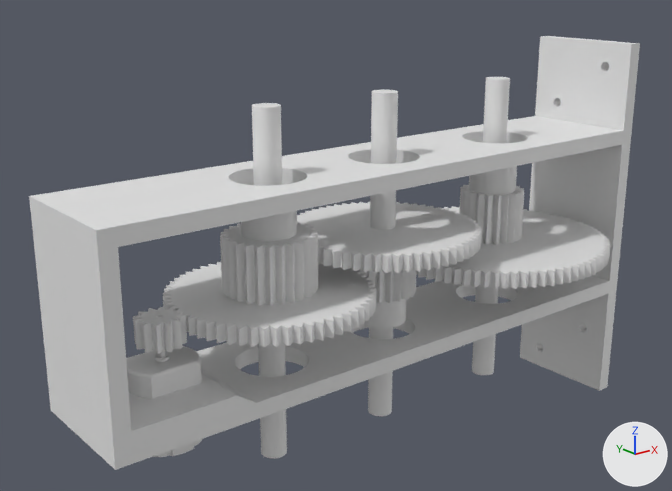
What one commit did to the Blender file gravity-battery/modified_gravity_battery.blend.
Rendered twice from a 50 mm camera at (-239.0, -212.0, 79.0) aimed at (-62.0, 9.0, -10.0). The axes (+X, +Y, +Z) are drawn at lower right. The lights are the same throughout.

Objects in the first picture: 'Gear A', 'Gear B', 'Gear C 26 60', 'Hobby Motor type 130 3V-6V', 'modified_frame', 'shaf_b', 'shaft_a', 'shaft_b', 'shaft_c'.
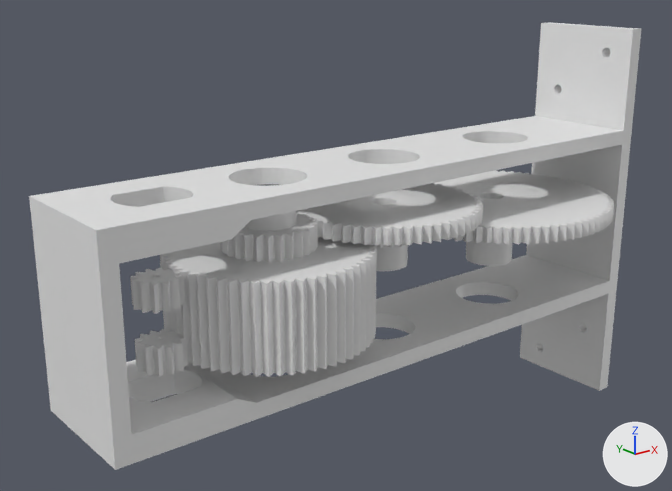
Location of each change, (x1, y1, x2, y2) in pixels of the pictures (672 x 491 px; the box of a moved part takes in the faces that stretch with it):
'modified_frame', reshaped: before (29, 36, 640, 470); after (29, 22, 641, 470)
'Gear C 26 60', reshaped (22% taller): before (163, 211, 376, 347); after (160, 211, 377, 377)
'Gear A', reshaped, moved, rescaled: before (416, 166, 611, 289); after (434, 170, 614, 266)
'Gear B', reshaped, moved (30% shorter): before (297, 201, 482, 328); after (297, 183, 483, 271)
'shaft_c', hidden: before (252, 103, 287, 458)
'shaft_b', hidden: before (368, 90, 398, 416)
'Hobby Motor type 130 3V-6V', hidden: before (126, 346, 202, 457)
'shaf_b', moved: before (133, 307, 187, 354); after (135, 329, 188, 377)
'shaft_a', hidden: before (472, 77, 510, 375)
'motor_gear_a.001', added: after (130, 268, 185, 314)
part 1 of me_gear_a, moved or reshaped: before (460, 166, 524, 245); after (466, 197, 513, 266)
part 2 of me_gear_a, moved or reshaped: before (416, 206, 611, 289); after (434, 170, 614, 245)
part 3 of me_gear_b, moved or reshaped: before (357, 269, 416, 304); after (377, 243, 407, 248)
part 4 of me_gear_b, moved or reshaped: before (362, 299, 407, 328); after (376, 244, 408, 271)
part 6 of me_blender_mod, built on: before (29, 196, 257, 470); after (29, 176, 257, 470)
part 7 of me_blender_mod, moved or reshaped: before (535, 36, 640, 131); after (535, 22, 641, 131)

Patch to the scene script:
```diff
--- a/gravity-battery/modified_gravity_battery.blend.py
+++ b/gravity-battery/modified_gravity_battery.blend.py
@@ me_blender_mod @@
-me_blender_mod.from_pydata(...)  # 1286 vertices, 1382 faces; spans x -155.0..50.0, y -20.0..20.0, z -83.0..49.0
+me_blender_mod.from_pydata(...)  # 1548 vertices, 1588 faces; spans x -155.0..50.0, y -20.0..20.0, z -83.0..54.0
+# me_blender_mod part 6: 116 vertices moved from x -155.0..-119.0, y -20.0..20.0, z -34.0..14.0 to x -155.0..-119.0, y -20.0..20.0, z -35.0..10.0; 2 vertices removed from x -150.0..-119.0, y -20.0, z 14.0; 264 vertices added at x -150.0..-119.0, y -20.0..8.0, z 10.0..19.0
+# me_blender_mod part 7: 132 vertices removed from x 45.0..50.0, y -20.0..20.0, z 24.0..49.0; 132 vertices added at x 45.0..50.0, y -20.0..20.0, z 29.0..54.0
@@ me_gear_a @@
 me_gear_a.from_pydata(...)  # 3192 vertices, 6388 faces; spans x -41.0..41.0, y -41.0..41.0, z -5.0..26.5
+# me_gear_a part 1: all 1192 vertices in x -11.0..11.0, y -11.0..11.0, z 17.0..26.5 are moved by (0.0, 0.0, -4.7)
+# me_gear_a part 2: all 2000 vertices in x -41.0..41.0, y -41.0..41.0, z -5.0..1.5 are moved by (0.0, 0.0, 3.8)
@@ me_gear_b @@
 me_gear_b.from_pydata(...)  # 3104 vertices, 6212 faces; spans x -81.5..-19.5, y -31.0..31.0, z -24.5..7.0
+# me_gear_b part 3: all 796 vertices in x -61.4..-39.6, y -10.9..10.9, z -15.0 are moved by (0.0, 0.0, 10.0)
+# me_gear_b part 4: all 392 vertices in x -58.5..-42.5, y -8.0..8.0, z -24.5..-18.5 are moved by (0.0, 0.0, 11.0)
@@ me_gear_c_26_60 @@
-me_gear_c_26_60.from_pydata(...)  # 3108 vertices, 6220 faces; spans x -125.0..-63.0, y -31.0..31.0, z -5.0..26.5
+me_gear_c_26_60.from_pydata(...)  # 3108 vertices, 6220 faces; spans x -125.2..-63.2, y -31.0..31.0, z -13.5..27.5
+# me_gear_c_26_60 part 5: 3108 of 3108 vertices moved; they spanned x -125.0..-63.0, y -31.0..31.0, z -5.0..26.5 and now span x -125.2..-63.2, y -31.0..31.0, z -13.5..27.5; mean shift (0.0, 0.0, 4.1); largest move (-79.6, -27.4, 0.0) -> (-94.3, -31.0, 12.7)
@@ ob_hobby_motor_type_130_3v_6v @@
 ob_hobby_motor_type_130_3v_6v = bpy.data.objects.new('Hobby Motor type 130 3V-6V', me_hobby_motor_type_130_3v_6v)
-ob_hobby_motor_type_130_3v_6v.location = (-130.2, 0.0, -51.8)
+ob_hobby_motor_type_130_3v_6v.location = (-130.2, 0.0, -58.6)
 ob_hobby_motor_type_130_3v_6v.rotation_euler = (0.0, 4.712, 0.0)  # degrees (0, 270, 0)
+ob_hobby_motor_type_130_3v_6v.hide_set(True)  # its collection is switched off
@@ ob_gear_a @@
 ob_gear_a = bpy.data.objects.new('Gear A', me_gear_a)
-ob_gear_a.location = (0.0, 0.0, -16.1)
+ob_gear_a.location = (0.0, 0.0, -2.9)
+ob_gear_a.scale = (1.0, 1.0, -1.0)
@@ ob_gear_b @@
 ob_gear_b = bpy.data.objects.new('Gear B', me_gear_b)
-ob_gear_b.location = (0.0, 0.0, -10.5)
+ob_gear_b.location = (0.0, 0.0, -2.3)
@@ ob_shaf_b @@
 ob_shaf_b = bpy.data.objects.new('shaf_b', me_motor_gear)
-ob_shaf_b.location = (-130.2, 0.0, -18.2)
+ob_shaf_b.location = (-130.2, 0.0, -24.8)
 ob_shaf_b.rotation_euler = (0.0, 0.0, 0.123)  # degrees (0, 0, 7)
@@ ob_shaft_c @@
 ob_shaft_c.scale = (4.0, 4.0, 53.6)
+ob_shaft_c.hide_set(True)  # its collection is switched off
@@ ob_shaft_b @@
 ob_shaft_b.scale = (4.0, 4.0, 53.6)
+ob_shaft_b.hide_set(True)  # its collection is switched off
@@ ob_shaft_a @@
 ob_shaft_a.scale = (4.0, 4.0, 53.6)
+ob_shaft_a.hide_set(True)  # its collection is switched off
@@ ob_motor_gear_a_001 @@
+ob_motor_gear_a_001 = bpy.data.objects.new('motor_gear_a.001', me_motor_gear.copy())  # the mesh of ob_shaf_b
+ob_motor_gear_a_001.location = (-130.2, 0.0, -6.8)
+ob_motor_gear_a_001.rotation_euler = (0.0, 0.0, 0.123)  # degrees (0, 0, 7)
+ob_motor_gear_a_001.scale = (1.0, 1.0, -1.0)
```
